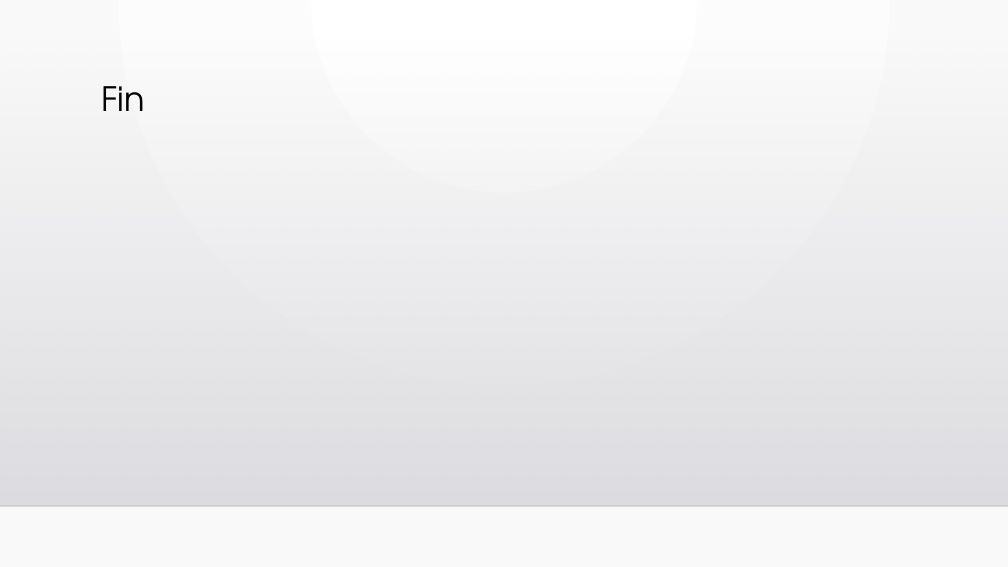
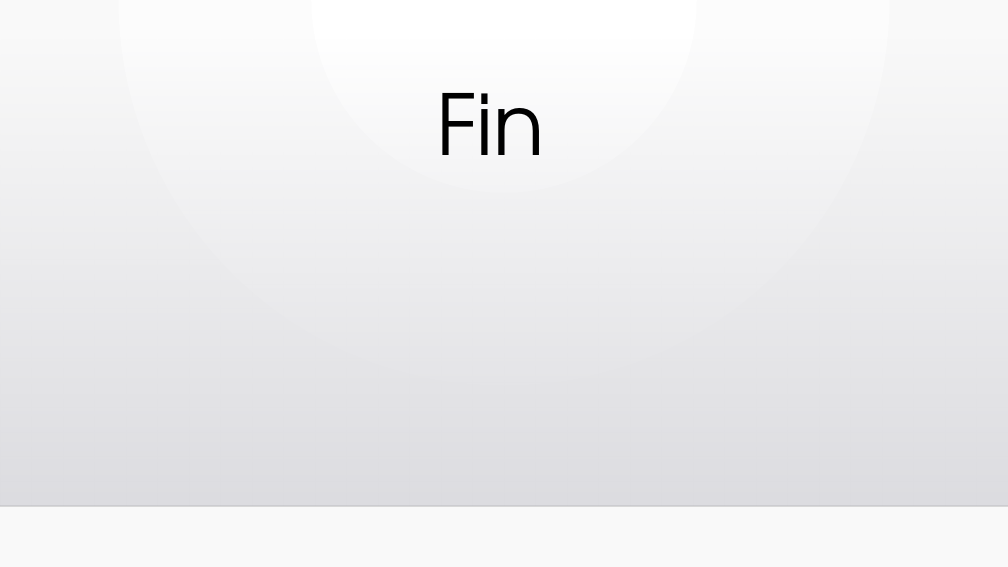
Before and after one commit to KVessey/SoftwareEngineeringLMS, a slide deck: slide 14 of Learning Management System project.pptx. Drawn at 1008x567 pixels with LibreOffice and Linux fonts; fonts in the diff are those of the drawing; background and template pictures are left out. Boxes give left, top, right and bottom in pixels: in the first picture for what was removed or moved away, otherwise in the second. Text is boxed around its words. In the diff, an @@ line names an element or a change of style, - is before the commit and + after.

```diff
--- a/Learning Management System project.pptx
+++ b/Learning Management System project.pptx
@@ title "Fin" at [436, 93, 545, 155]: size 32 to 80 pt; alignment left to centre @@
```
Also in this commit, not shown: 2 other slides changed.
